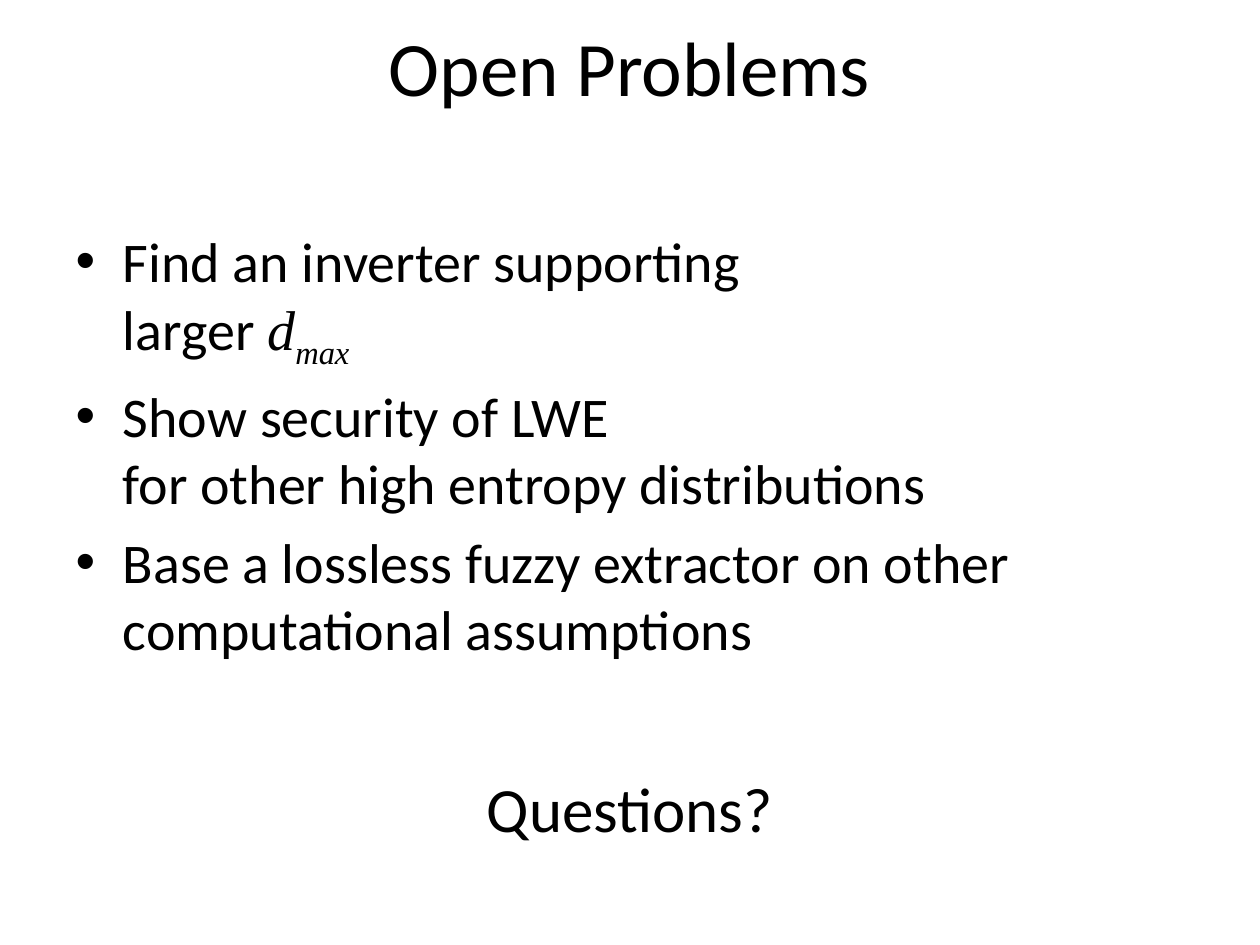
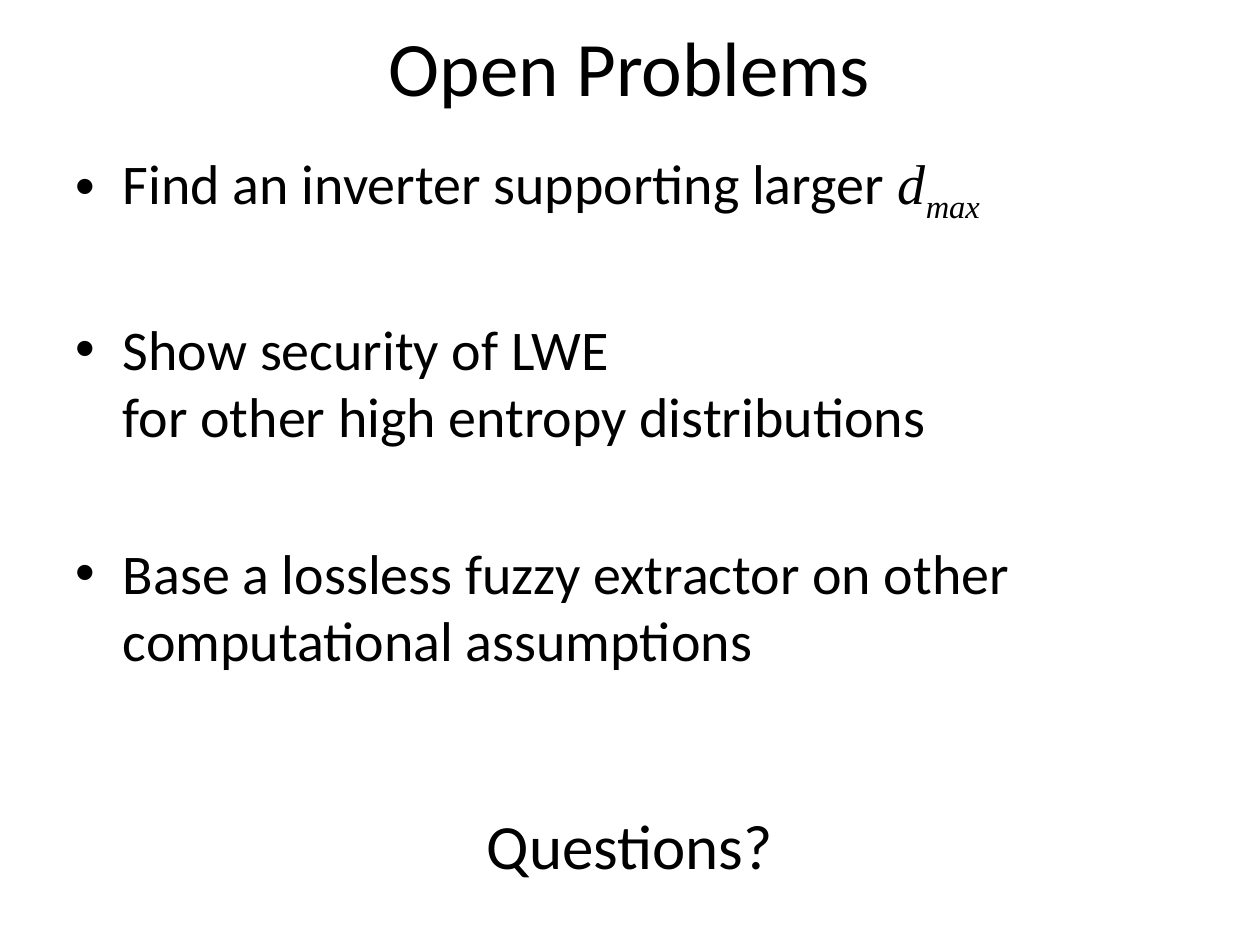
Before and after one commit to xianruimeng/comp-fuzzy-ext, a slide deck: slide 40 of ComputationalFuzzyExtractors.pptx. Drawn at 1260x945 pixels with LibreOffice and Linux fonts; fonts in the diff are those of the drawing. Boxes give left, top, right and bottom in pixels: in the first picture for what was removed or moved away, otherwise in the second. Text is boxed around its words. In the diff, an @@ line names an element or a change of style, - is before the commit and + after.

```diff
--- a/ComputationalFuzzyExtractors.pptx
+++ b/ComputationalFuzzyExtractors.pptx
@@ text "Find an inverter supporting larger ..." rewrapped from (123,243,1009,659) to (123,165,1009,670) @@
@@ text "Questions?": place and size @@
-text "Questions?" at (487,788,773,841)
+text "Questions?" at (487,825,773,878)
```
Also in this commit, not shown: 11 other slides changed, 2 slides added.
